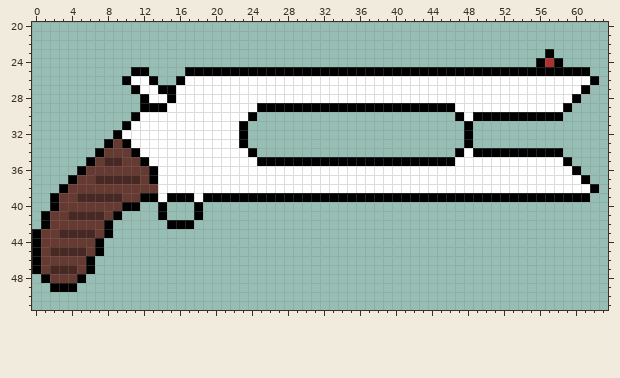
Pixel-art sprite: data/shotgun.png. The first picture shows the starting point.
The file is 64x64 pixels. Shown: x 0..63, y 20..51. The old version is drawn lined up with the new one.
New version:
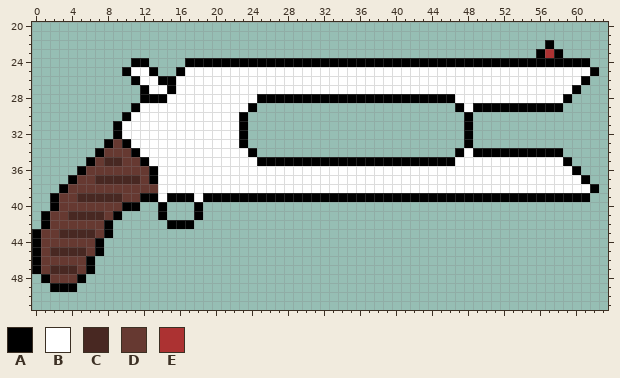
Palette (. is transparent): A #000000  B #ffffff  C #482822  D #663931  E #ac3232
The commit says: made shotgun work with upgrades
Difference:
whole drawing moved by +0,+2 (the old picture is shown already moved)
Colour A now appears in row 22 at x 57; in row 23 at x 56 and 58; in row 24 at x 11 to 12, 17 to 55 and 59 to 61; in row 25 at x 10, 13, 16 and 62; in row 26 at x 14 to 15; in row 29 at x 11.
Colour A now appears in row 30 at x 10; in row 31 at x 9.
The author changed colour B to colour A in row 26 at x 11 and 61; in row 27 at x 12 and 60; in row 28 at x 13 to 14, 25 to 46 and 59; in row 29 at x 24, 47 and 49 to 58; in row 30 at x 23 and 48.
The author changed colour E to colour A in row 24 at x 57.
The author changed colour A to colour B in row 25 at x 11 to 12 and 17 to 61; in row 26 at x 13 and 16; in row 27 at x 14; in row 28 at x 15; in row 29 at x 12 to 14; in row 30 at x 11.
The author changed colour A to colour B in row 31 at x 10.
The author changed colour A to colour E in row 23 at x 57.
Colour A is removed in row 26 at x 10 and 62; in row 27 at x 11 and 61; in row 28 at x 60; in row 29 at x 25 to 46 and 59; in row 30 at x 24, 47 and 49 to 58.
